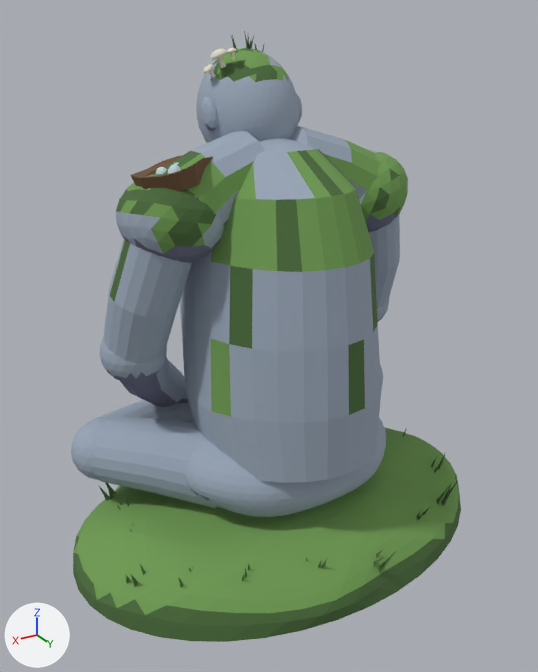
Two versions of the glTF model emmag-world/public/models/giant_lotus.glb, one commit apart.
Camera for both pictures: a 50 mm lens placed at (5.06, 8.19, 7.17), pointed at (0.19, 0.08, 3.12). Every picture has the same lights, and +X, +Y and +Z are marked at lower left. The first picture is the older version. Vertices at exactly the same position are counted once.

In view in the first picture: 'SleepingGiant'.
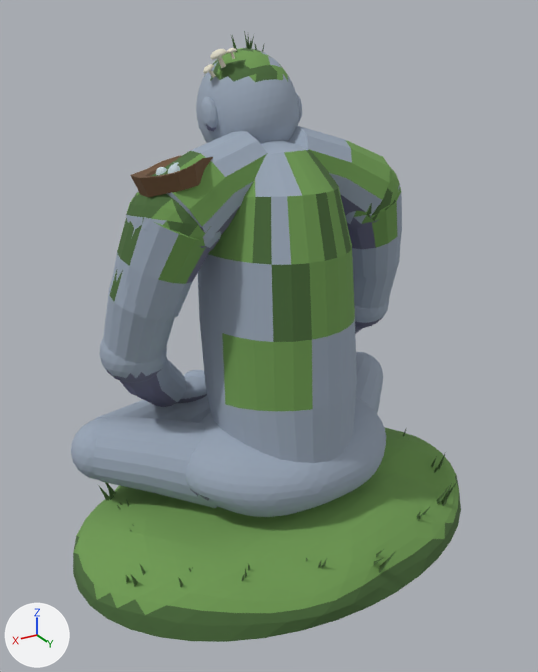
Patch to the scene script:
```diff
--- a/emmag-world/public/models/giant_lotus.glb.py
+++ b/emmag-world/public/models/giant_lotus.glb.py
@@ me_sleepinggiantmesh @@
 # used by ob_sleepinggiant; location = (0.0, 0.0, 0.0)
-me_sleepinggiantmesh.from_pydata(...)  # 10234 vertices, 19999 faces; spans x -3.18..3.18, y -2.32..2.32, z 0.0..7.0
+me_sleepinggiantmesh.from_pydata(...)  # 10238 vertices, 20000 faces; spans x -3.18..3.18, y -2.32..2.32, z 0.0..7.0
+# me_sleepinggiantmesh part 1: the loose piece of 653 vertices spanning x -1.32..1.3, y -1.79..1.69, z 0.93..5.8 is rebuilt with 645 vertices and now spans x -1.06..1.04, y -1.37..1.28, z 1.03..5.76
+# me_sleepinggiantmesh part 2: the loose piece of 186 vertices spanning x 0.79..2.12, y -0.78..0.51, z 4.32..5.44 is rebuilt with 163 vertices and now spans x 0.82..2.0, y -0.71..0.44, z 4.33..5.35
+# me_sleepinggiantmesh part 3: the loose piece of 183 vertices spanning x -2.12..-0.79, y -0.77..0.51, z 4.32..5.45 is rebuilt with 169 vertices and now spans x -1.99..-0.82, y -0.71..0.44, z 4.32..5.37
+# me_sleepinggiantmesh part 4: a new loose piece of 180 vertices spanning x -2.24..-0.89, y -0.79..0.46, z 3.59..5.1
+# me_sleepinggiantmesh part 5: a new loose piece of 179 vertices spanning x 0.9..2.24, y -0.79..0.45, z 3.59..5.1
+# other edits to the shape of me_sleepinggiantmesh do not show in these pictures
 me_sleepinggiantmesh.materials.append(mat_stone)
```

Location of each change, [x1, y1, x2, y2] in pixels of the pictures (538 x 672 px):
part 1 of me_sleepinggiantmesh, rebuilt (21% narrower, 6% shorter)
    before: [180, 138, 381, 483]
    after: [198, 140, 357, 463]
part 2 of me_sleepinggiantmesh, rebuilt
    before: [116, 174, 225, 263]
    after: [126, 192, 221, 252]
part 3 of me_sleepinggiantmesh, rebuilt
    before: [359, 150, 408, 232]
    after: [345, 166, 400, 231]
part 4 of me_sleepinggiantmesh, added
    after: [349, 187, 402, 277]
part 5 of me_sleepinggiantmesh, added
    after: [113, 202, 210, 320]
